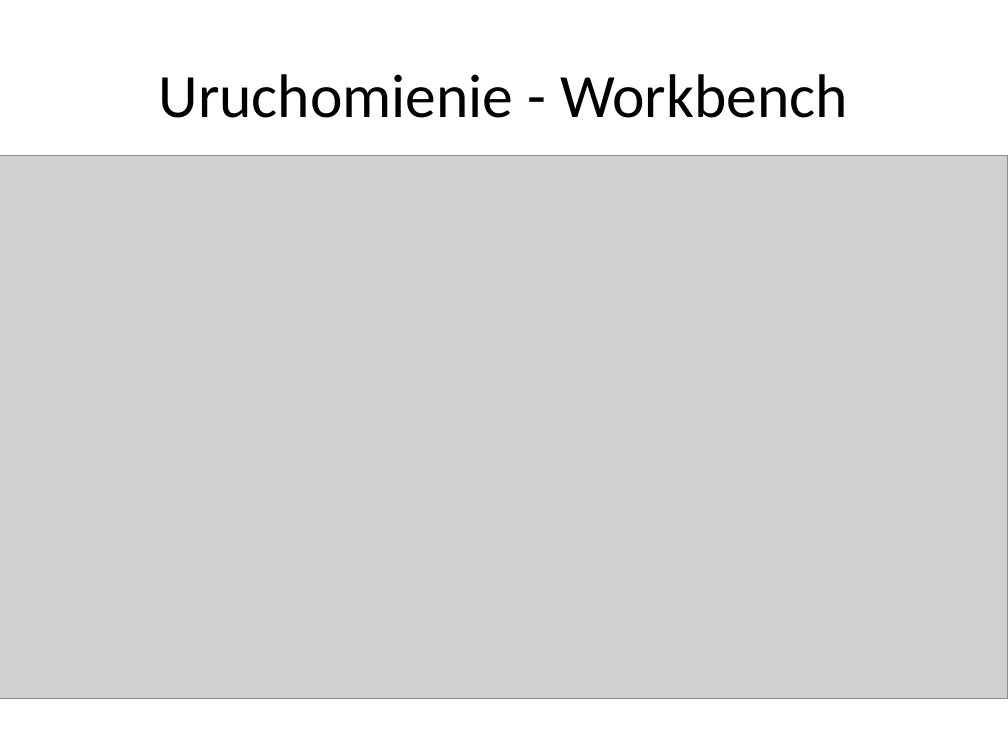
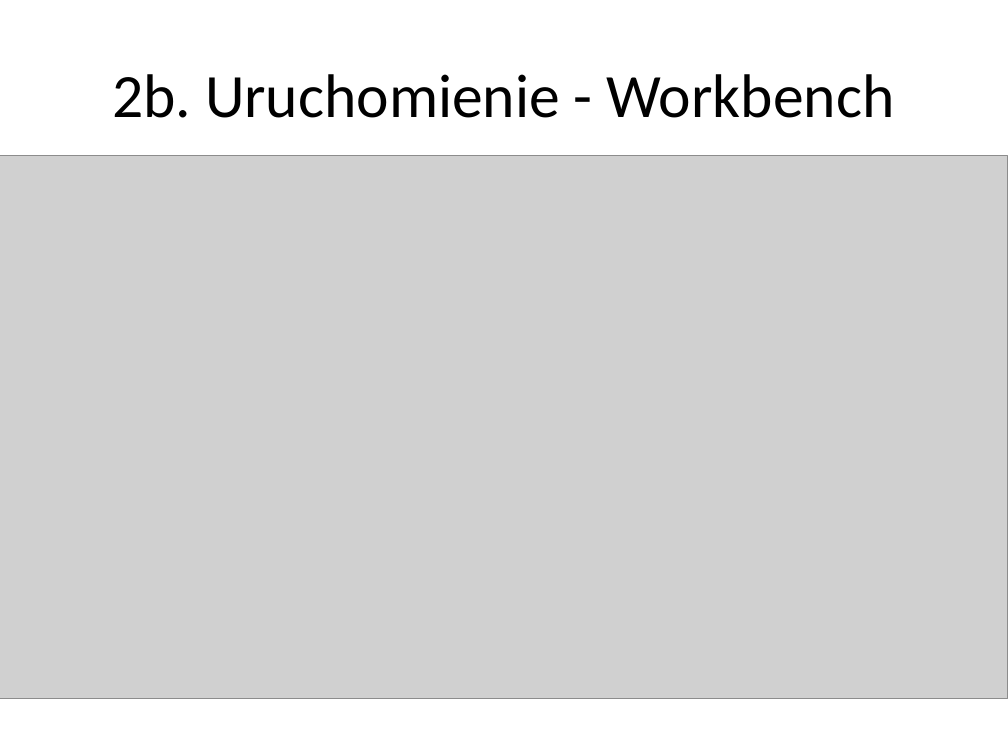
Before and after one commit to alicjasalamon/DB2, a slide deck: slide 9 of MySQL + Hibernate.pptx (slide 12 before the commit). Drawn at 1008x756 pixels with LibreOffice and Linux fonts; fonts in the diff are those of the drawing; grey boxes stand for pictures. Boxes give left, top, right and bottom in pixels: in the first picture for what was removed or moved away, otherwise in the second. Text is boxed around its words. In the diff, an @@ line names an element or a change of style, - is before the commit and + after.

```diff
--- a/MySQL + Hibernate.pptx
+++ b/MySQL + Hibernate.pptx
@@ title at (112,74,895,118): text changed @@
-Uruchomienie - Workbench
+2b. Uruchomienie - Workbench
```
Also in this commit, not shown: 4 other slides changed, 9 slides added, 7 slides removed, 5 other files.
